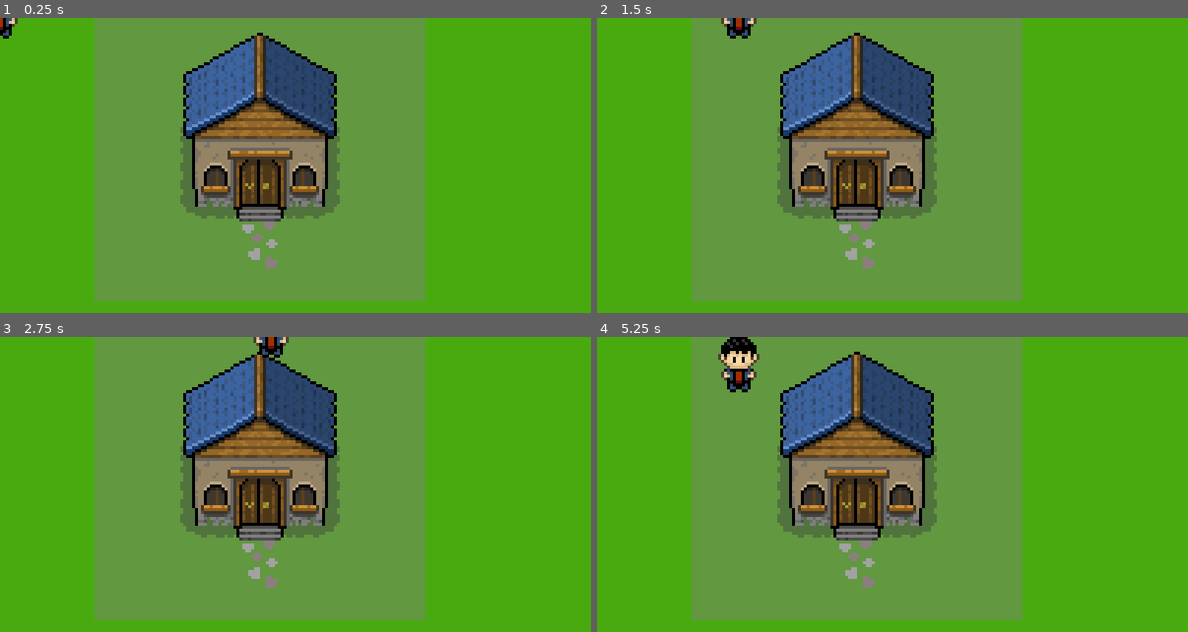
Above: before the commit, frames 1-4 (two rows, left to right).
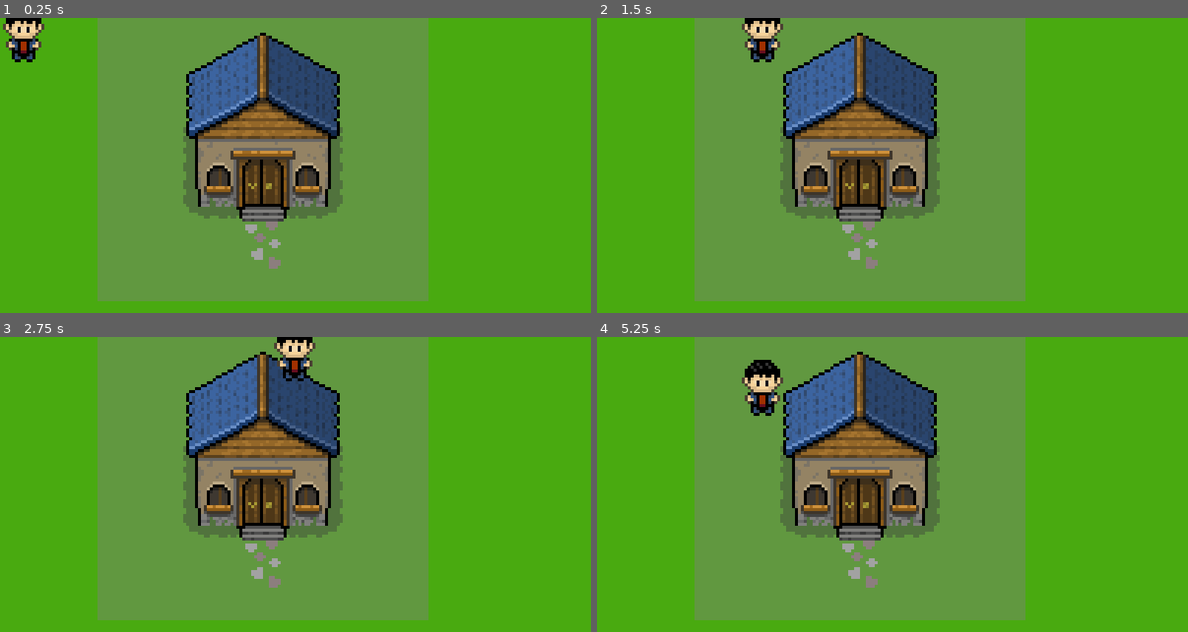
Above: after the commit, the same moments.

Repository: pyruro/Moonshot
Game: Godot game, scene res://niveles/Nivel_Inicio.tscn
The game is run twice, just before and just after one commit, with the same random seed, the same clock (stepped at 60 frames per second) and the same inputs. This scene is started directly instead of the project's main scene.
Inputs (mouse positions are in pixels of both pictures, inside the frame that each line leads up to):
- Up to frame 1 (0.25 s): no input
- Up to frame 2 (1.5 s): tap Enter (ui_accept) at 0.5, 0.77 s; move the mouse to (1022, 150) at 0.52 s; hold Right (ui_right) 0.53-1.25 s; click (1022, 150) at 0.6 s; drag from (774, 180) to (862, 224) at 1.27 s
- Up to frame 3 (2.75 s): tap Enter (ui_accept) at 2 s; move the mouse to (354, 419) at 2.02 s; hold Right (ui_right) from 2.03 s (still down); click (354, 419) at 2.1 s
- Up to frame 4 (5.25 s): release Right (ui_right) at 2.75 s; drag from (862, 543) to (715, 440) at 2.77 s; tap Enter (ui_accept) at 3.5, 3.77, 5 s; move the mouse to (1069, 528) at 3.52 s; hold Left (ui_left) 3.53-4.25 s; click (1069, 528) at 3.6 s; drag from (715, 440) to (803, 410) at 4.27 s; move the mouse to (922, 484) at 5.02 s; hold Down (ui_down) from 5.03 s (still down); click (922, 484) at 5.1 s

The runs differ from the first frame. In frame 1, 7.5% of the frame differs, in the area x 0-73%, y 0-96%; in frame 2, 7.6%; in frame 3, 7.5%; in frame 4, 8.4%, in the area x 16-73%, y 0-96%.

Commit message:
portales

Diff:
--- /dev/null
+++ b/Assets/Portal.tscn
@@ -0,0 +1,15 @@
+[gd_scene load_steps=3 format=2]
+
+[ext_resource path="res://scripts/Portal.gd" type="Script" id=1]
+
+[sub_resource type="RectangleShape2D" id=1]
+extents = Vector2( 8, 8 )
+
+[node name="Portal" type="Area2D"]
+position = Vector2( 8, 8 )
+script = ExtResource( 1 )
+
+[node name="CollisionShape2D" type="CollisionShape2D" parent="."]
+shape = SubResource( 1 )
+[connection signal="area_entered" from="." to="." method="_on_Portal_area_entered"]
+[connection signal="body_entered" from="." to="." method="_on_Portal_body_entered"]
--- a/Lander.tscn
+++ b/Lander.tscn
@@ -16,7 +16,7 @@
 
 [node name="KinematicBody2D" type="RigidBody2D"]
 position = Vector2( -0.0701542, 3.50769 )
-gravity_scale = 0.3
+gravity_scale = 0.1
 script = ExtResource( 2 )
 __meta__ = {
 "_edit_group_": true
--- a/Player/Player.gd
+++ b/Player/Player.gd
@@ -10,8 +10,10 @@
 
 onready var ray =  $RayCast2D
 
+
+
 func _ready():
-	position = position.snapped(Vector2(tile_size, tile_size)) #nos aseguramos de que este bien colocado en el grid
+	position = position.snapped(Vector2(tile_size/2, tile_size/2)) #nos aseguramos de que este bien colocado en el grid
 	last_position = position
 	target_position = position
 
--- a/Player/Player.tscn
+++ b/Player/Player.tscn
@@ -87,7 +87,11 @@
 }
 
 [node name="Player" type="Area2D"]
+position = Vector2( 8, 8 )
 script = ExtResource( 2 )
+__meta__ = {
+"_edit_group_": true
+}
 
 [node name="Sprite" type="Sprite" parent="."]
 position = Vector2( 0, -8 )
--- a/niveles/Nivel_Inicio.tscn
+++ b/niveles/Nivel_Inicio.tscn
@@ -1,13 +1,21 @@
-[gd_scene load_steps=3 format=2]
+[gd_scene load_steps=5 format=2]
 
 [ext_resource path="res://Player/Player.tscn" type="PackedScene" id=1]
 [ext_resource path="res://imagenes/exterior_casa.png" type="Texture" id=2]
+[ext_resource path="res://scripts/Nivel_Inicio.gd" type="Script" id=3]
+[ext_resource path="res://Assets/Portal.tscn" type="PackedScene" id=4]
 
 [node name="Node2D" type="Node2D"]
+script = ExtResource( 3 )
 
 [node name="exterior_casa" type="Sprite" parent="."]
-position = Vector2( -16, -32 )
+position = Vector2( -15, -32 )
 texture = ExtResource( 2 )
 centered = false
 
 [node name="Player" parent="." instance=ExtResource( 1 )]
+
+[node name="Portal" parent="." instance=ExtResource( 4 )]
+position = Vector2( 88, 56 )
+scale = Vector2( 0.5, 0.5 )
+escena = "nivel_asteroides"
--- a/niveles/Nivel_Lander.tscn
+++ b/niveles/Nivel_Lander.tscn
@@ -27,3 +27,4 @@
 
 [node name="Nave" parent="." instance=ExtResource( 1 )]
 position = Vector2( 76.4942, 24.6268 )
+rollSpeed = 2
--- a/niveles/nivel_asteroides.tscn
+++ b/niveles/nivel_asteroides.tscn
@@ -1,10 +1,11 @@
-[gd_scene load_steps=8 format=2]
+[gd_scene load_steps=9 format=2]
 
 [ext_resource path="res://scripts/nivel_asteroides.gd" type="Script" id=1]
 [ext_resource path="res://nave_nivel_meteoro/nave.tscn" type="PackedScene" id=2]
 [ext_resource path="res://Effects/ParallaxBackground_nivel_asteroides.tscn" type="PackedScene" id=3]
 [ext_resource path="res://Schrdinger.ttf" type="DynamicFontData" id=4]
 [ext_resource path="res://Effects/ParallaxBackground_luna.tscn" type="PackedScene" id=5]
+[ext_resource path="res://Assets/Portal.tscn" type="PackedScene" id=6]
 
 [sub_resource type="Curve2D" id=1]
 _data = {
@@ -57,4 +58,9 @@
 __meta__ = {
 "_edit_use_anchors_": false
 }
+
+[node name="Portal" parent="." instance=ExtResource( 6 )]
+position = Vector2( 166.089, 49.6244 )
+scale = Vector2( 1, 6.3 )
+escena = "Nivel_Lander"
 [connection signal="timeout" from="Timer" to="." method="_on_Timer_timeout"]
--- a/scripts/Lander.gd
+++ b/scripts/Lander.gd
@@ -6,7 +6,7 @@
 var level = 0
 var roll = 0
 export var rollSpeed: = 3
-export var maxThrust: = 1
+export var maxThrust: = 0.5
 var health = 100
 var fuel = 100
 var fuelRate = 5
--- /dev/null
+++ b/scripts/Nivel_Inicio.gd
@@ -0,0 +1,16 @@
+extends Node2D
+
+
+# Declare member variables here. Examples:
+# var a = 2
+# var b = "text"
+
+
+# Called when the node enters the scene tree for the first time.
+func _ready():
+	pass # Replace with function body.
+
+
+# Called every frame. 'delta' is the elapsed time since the previous frame.
+#func _process(delta):
+#	pass
--- /dev/null
+++ b/scripts/Portal.gd
@@ -0,0 +1,14 @@
+extends Area2D
+
+export (String) var escena
+
+
+
+func _on_Portal_area_entered(area):
+	if area.name == "Player":
+		get_tree().change_scene("res://niveles/" + escena + ".tscn")
+
+
+func _on_Portal_body_entered(body):
+	if body.name == "nave_meteoro":
+		get_tree().change_scene("res://niveles/" + escena + ".tscn")
--- a/scripts/nivel_asteroides.gd
+++ b/scripts/nivel_asteroides.gd
@@ -18,9 +18,12 @@
 
 const meteor = preload("res://meteor/meteor.tscn")
 
+onready var portal = $Portal
+
 func _ready():
 	spawn()
 	parallax_luna.get_node("ParallaxLayer").hide()
+	remove_child(portal)
 	pass
 
 func spawn():
@@ -48,3 +51,4 @@
 #	parallax_luna.visible = not parallax_luna.visible
 	parallax_luna.get_node("ParallaxLayer").show()
 	parallax.get_node("ParallaxLayer").hide()
+	add_child(portal)
